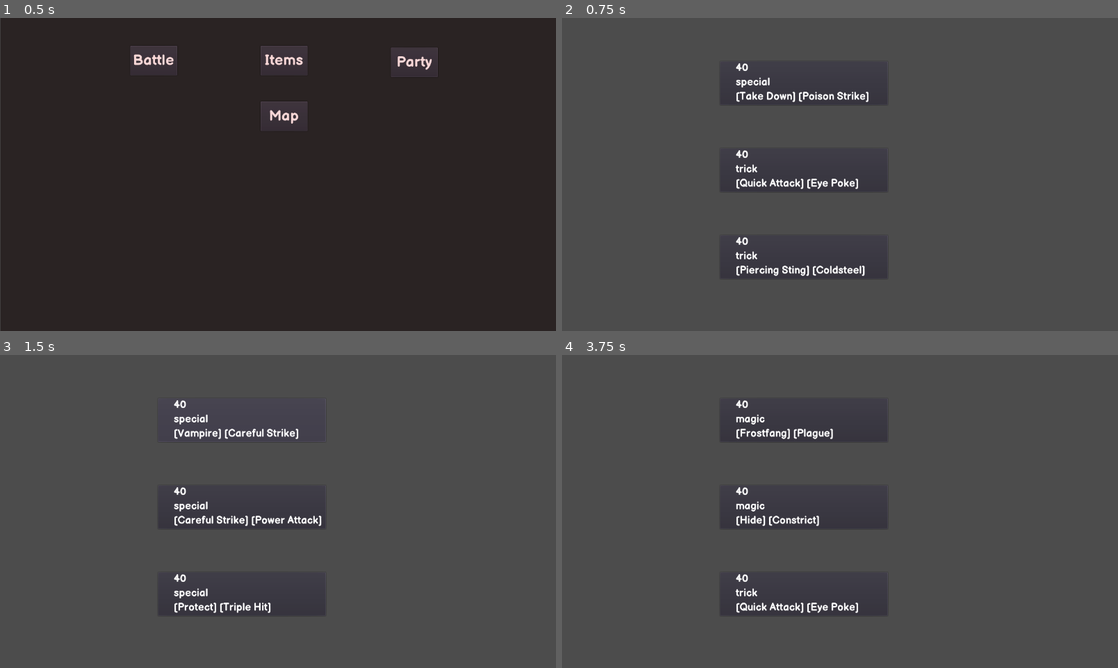
Above: before the commit, frames 1-4 (two rows, left to right).
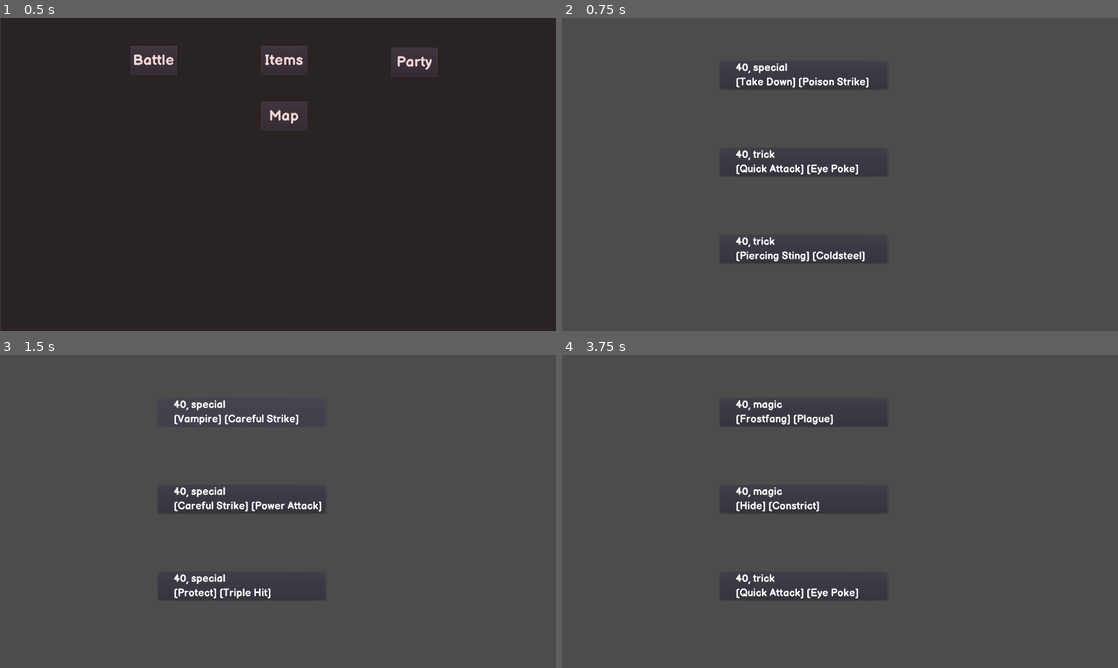
Above: after the commit, the same moments.

Repository: notMSB/shatterblade
Game: Godot game, scene res://src/Project/Debug.tscn
Two runs of this game, one before a commit and one after it. Both use one fixed random seed, a clock stepped at 60 frames per second and the inputs below.
Inputs (mouse positions are in pixels of both pictures, inside the frame that each line leads up to):
- Up to frame 1 (0.5 s): no input
- Up to frame 2 (0.75 s): click "Party" at 0.5 s
- Up to frame 3 (1.5 s): click (244, 420) at 1.27 s
- Up to frame 4 (3.75 s): click (806, 420) at 2.02 s; click (806, 420) at 2.77 s; tap Enter at 3.5 s; move the mouse to (962, 495) at 3.52 s

Frame 1 is identical in both runs. In frame 2, 2.4% of the frame differs, in the area x 30-58%, y 14-84%; in frame 3, 2.3%; in frame 4, 2.0%.

Commit message:
event updates and sections

Diff:
--- a/src/Project/Battle.gd
+++ b/src/Project/Battle.gd
@@ -132,6 +132,7 @@
 	currentUnit = $Units.get_child(turnIndex)
 
 	if turnIndex == 0: #Start of turn, take player actions
+		if get_parent().name == "Map": get_parent().subtract_time(1)
 		for unit in $Units.get_children():
 			$StatusManager.countdown_turns(unit, true)
 			if unit.isPlayer:
--- a/src/Project/Lists/Events.gd
+++ b/src/Project/Lists/Events.gd
@@ -9,9 +9,15 @@
 	"Dungeon": {"time": timings.special, "description": "Enter dungeon?",
 		"choices": ["Yes", "No"],
 		"outcomes": [[funcref(self, "enter_dungeon")], [funcref(self, "advance")]]},
-	"Store": {"time": timings.special, "description": "Enter store?",
+	"Town": {"time": timings.special, "description": "It's a town.",
+		"choices": ["Trade", "Smith", "Tavern", "Inn", "Leave"],
+		"outcomes": [[funcref(self, "activate_shop")], [funcref(self, "activate_craft")], [funcref(self, "advance")], [funcref(self, "rest")], [funcref(self, "advance")]]},
+	"Store": {"time": timings.night, "description": "Enter store?",
 		"choices": ["Yes", "No"],
 		"outcomes": [[funcref(self, "activate_shop")], [funcref(self, "advance")]]},
+	"Crafting": {"time": timings.day, "description": "Craft items?",
+		"choices": ["Yes", "No"],
+		"outcomes": [[funcref(self, "activate_craft")], [funcref(self, "advance")]]},
 	"Test": {"time": timings.night, "description": "hello 1",
 		"choices": ["-4", "+4"],
 		"outcomes": [[funcref(self, "adjust_time"), -4], [funcref(self, "adjust_time"), 4]]},
@@ -25,7 +31,7 @@
 	"Test4": {"time": timings.night, "description": "hello 4",
 		"choices": ["Gain 5 time but P0 takes 5 damage", "Lose 5 time"],
 		"outcomes": [[funcref(self, "adjust_time"), 5, funcref(self, "damage_player"), 0, 5], [funcref(self, "adjust_time"), -5]]},
-	"Test5": {"time": timings.day, "description": "hello 5",
+	"Test5": {"time": timings.night, "description": "hello 5",
 		"choices": ["Accept quest", "Reject quest"],
 		"outcomes": [[funcref(self, "place_quest")], [funcref(self, "advance")]]}
 }
@@ -41,8 +47,8 @@
 			args.clear()
 		else:
 			args.append(outcomes[index][i])
-	function.call_funcv(args)
-	Map.finish_event()
+	if !function.call_funcv(args): #if the function returns a value, keep the event UI up
+		Map.finish_event()
 
 #Conditions
 
@@ -80,8 +86,20 @@
 	dungeons.get_child(index).enter()
 	Map.currentDungeon = dungeons.get_child(index)
 
+func activate_craft():
+	Map.activate_inventory(Map.inventoryWindow.iModes.craft)
+	return true
+
 func activate_shop():
-	pass
+	Map.inventoryWindow.shuffle_trade_stock()
+	Map.activate_inventory(Map.inventoryWindow.iModes.trade)
+	return true
+
+func rest():
+	if !Map.isDay:
+		Map.subtract_time(Map.NIGHTLENGTH, true)
+	else:
+		pass
 
 func advance():
 	pass
--- a/src/Project/Map.gd
+++ b/src/Project/Map.gd
@@ -7,15 +7,18 @@
 export (PackedScene) var Inventory
 export (PackedScene) var ChoiceUI
 export (PackedScene) var Dungeon
-
-const INCREMENT = 150
-const KILLDISTANCE = 140
-const MAXDISTANCE = 250
-const FUZZ = 35
+export (PackedScene) var Section
+
+const INCREMENT = 100
+const KILLDISTANCE = 100
+const MAXDISTANCE = 200
+const FUZZ = 25
 const CORNER_CHECK = 20
 const DISTANCE_TIME_MULT = .05
 
 const MOVESPACES = 5
+const NIGHTLENGTH = 50
+const TOTALSECTIONS = 3
 
 var bottomRight
 var columnNum
@@ -27,6 +30,7 @@
 var calledEvent
 var timeNode
 var time = 150
+var currentDay = 0
 var isDay = true
 var currentDungeon = false
 
@@ -51,7 +55,7 @@
 		for display in $HolderHolder/DisplayHolder.get_children():
 			display.get_node("Name").text = $Moves.get_classname(global.storedParty[display.get_index()].allowedType)
 	bottomRight = Vector2($ReferenceRect.margin_right, $ReferenceRect.margin_bottom)
-	timeNode.position.y += bottomRight.y
+	timeNode.position.y += bottomRight.y + 50
 	columnNum = int(ceil(bottomRight.x/INCREMENT) - 1) #ceil-1 instead of floor prevents strangeness with exact divisions
 	#print(columnNum)
 	make_points(Vector2(INCREMENT,INCREMENT*.5))
@@ -72,8 +76,11 @@
 	add_child(battleWindow)
 	battleWindow.visible = false
 
-func activate_inventory():
-	inventoryWindow.welcome_back(inventoryWindow.iModes.default)
+func activate_inventory(mode = null):
+	if mode:
+		inventoryWindow.welcome_back(mode)
+	else:
+		inventoryWindow.welcome_back(inventoryWindow.iModes.default)
 
 func activate_point(type):
 	if type == pointTypes.start:
@@ -83,6 +90,8 @@
 		battleWindow.welcome_back()
 	elif type == pointTypes.dungeon:
 		run_event("Dungeon")
+	elif type == pointTypes.town:
+		run_event("Town")
 	elif type == pointTypes.event:
 		var list = $Events.eventList
 		var pool = []
@@ -165,7 +174,10 @@
 		dungeonList.append_array(threeList)
 		print("appending backup dungeons")
 	var dungeons = place_landmarks(dungeonList, "Dungeon")
-	if towns and dungeons: finalize_dungeons(towns, dungeons)
+	if towns and dungeons:
+		finalize_dungeons(towns, dungeons)
+		for town in towns:
+			town.pointType = pointTypes.town
 
 func place_landmarks(list, landmark):
 	if list.size() <= 1:
@@ -219,13 +231,32 @@
 			connection = null
 
 func clean_up():
+	var divider = bottomRight.x / TOTALSECTIONS
+	add_sections(divider)
 	for point in $HolderHolder/PointHolder.get_children():
-		point.set_name(point.clicksFromStart)
+		point.sectionNum = floor(point.position.x / divider)
+		point.set_name(str(point.sectionNum, " | ", point.clicksFromStart))
 	set_label(endIndex, "End", true)
 	if !canEnd:
 		print("disaster")
 	else:
 		categorize_points()
+
+func add_sections(divider):
+	var newSection
+	var sectionBG
+	for i in TOTALSECTIONS:
+		newSection = Section.instance()
+		$HolderHolder/SectionHolder.add_child(newSection)
+		sectionBG = newSection.get_node("BG")
+		sectionBG.margin_left = i * divider
+		sectionBG.margin_right = sectionBG.margin_left + divider
+	set_sections()
+
+func set_sections():
+	var sHolder = $HolderHolder/SectionHolder
+	for i in $HolderHolder/SectionHolder.get_child_count():
+		sHolder.get_child(i).visible = false if currentDay == i else true
 
 func set_label(point, label, distance = false):
 	if distance: point.set_name(str(label, " ", point.clicksFromStart))
@@ -242,7 +273,7 @@
 			elif point.position.x < startIndex.position.x: startIndex = point
 			if !endIndex: endIndex = point
 			elif point.position.x >= endIndex.position.x: endIndex = point
-			point.pointType = pointTypes.battle
+			point.pointType = pointTypes.event
 
 func determine_distances(checkPoint): #gives every node a distance from start and returns if the end node is accessible
 	if checkPoint == startIndex: checkPoint.clicksFromStart = 0
@@ -308,17 +339,29 @@
 			one.lines.append(pointLine) #add line to points
 			two.lines.append(pointLine)
 
-func subtract_time(diff):
+func subtract_time(diff, refillAllMana = false):
 	time -= diff
+	if refillAllMana: update_mana()
+	else: update_mana(diff)
 	if time <= 0:
 		time = 150 + time
-		isDay = true
+		advance_day()
 		timeNode.get_node("State").text = "Day"
 	elif time <= 50:
 		isDay = false
 		timeNode.get_node("State").text = "Night"
 	timeNode.get_node("Hour").text = String(time)
 
+func advance_day():
+	isDay = true
+	currentDay += 1
+	set_sections()
+
+func update_mana(gain = null):
+	for unit in global.storedParty:
+		if gain: unit.update_resource(gain, $Moves.moveType.magic, true)
+		else: unit.update_resource(unit.maxMana, $Moves.moveType.magic, true)
+
 func get_point(i, diff):
 	return $HolderHolder/PointHolder.get_child(i - diff)
 
@@ -327,6 +370,7 @@
 	currentPoint.position.x = min(currentPoint.position.x - FUZZ + pointChange, bottomRight.x - CORNER_CHECK)
 	pointChange = rando_fuzz() #reroll for the Y
 	currentPoint.position.y = min(currentPoint.position.y - FUZZ + pointChange, bottomRight.y - CORNER_CHECK)
+	currentPoint.position.y = max(currentPoint.position.y, CORNER_CHECK * 2)
 
 func rando_fuzz():
 	return randi() % (FUZZ * 2)
--- a/src/Project/Map.tscn
+++ b/src/Project/Map.tscn
@@ -15,6 +15,7 @@
 [ext_resource path="res://src/Fonts/BalsamiqSans-Bold.ttf" type="DynamicFontData" id=13]
 [ext_resource path="res://src/Project/Dungeon.tscn" type="PackedScene" id=14]
 [ext_resource path="res://src/Project/UI/Inventory.tscn" type="PackedScene" id=15]
+[ext_resource path="res://src/Project/UI/Section.tscn" type="PackedScene" id=16]
 
 [sub_resource type="DynamicFont" id=2]
 size = 20
@@ -33,6 +34,7 @@
 Inventory = ExtResource( 15 )
 ChoiceUI = ExtResource( 12 )
 Dungeon = ExtResource( 14 )
+Section = ExtResource( 16 )
 
 [node name="Moves" type="Node2D" parent="."]
 script = ExtResource( 2 )
@@ -63,6 +65,8 @@
 [node name="TownHolder" type="Node2D" parent="HolderHolder"]
 
 [node name="DungeonHolder" type="Node2D" parent="HolderHolder"]
+
+[node name="SectionHolder" type="Node2D" parent="HolderHolder"]
 
 [node name="Events" type="Node2D" parent="."]
 visible = false
--- a/src/Project/Point.gd
+++ b/src/Project/Point.gd
@@ -5,6 +5,7 @@
 var pointType = 0
 var clicksFromStart
 var info = {}
+var sectionNum
 
 onready var Map = get_tree().current_scene
 
--- a/src/Project/Point.tscn
+++ b/src/Project/Point.tscn
@@ -12,14 +12,14 @@
 
 [node name="Sprite" type="Sprite" parent="."]
 visible = false
-scale = Vector2( 0.5, 0.5 )
+scale = Vector2( 0.4, 0.4 )
 texture = ExtResource( 2 )
 
 [node name="Button" type="Button" parent="."]
-margin_left = -20.0
-margin_top = -20.0
-margin_right = 20.0
-margin_bottom = 20.0
+margin_left = -15.0
+margin_top = -15.0
+margin_right = 15.0
+margin_bottom = 15.0
 __meta__ = {
 "_edit_use_anchors_": false
 }
--- a/src/Project/UI/BattleUI.gd
+++ b/src/Project/UI/BattleUI.gd
@@ -98,7 +98,7 @@
 	for box in boxes.get_children():
 		if box.visible:
 			if box.moveType == Moves.moveType.basic: continue
-			if box.moveType != prevBox.moveType or (box.moveType == Moves.moveType.magic and box.resValue != prevBox.resValue):
+			if box.moveType != prevBox.moveType:
 				check_box_count(boxCount, display, firstMargin, lastMargin, prevBox.moveType)
 				boxCount = []
 				firstMargin = null
@@ -141,7 +141,7 @@
 	elif barType == Moves.moveType.trick:
 		bar.set_max(currentPlayer.maxEnergy)
 	elif barType == Moves.moveType.magic:
-		bar.set_max(currentPlayer.maxCharges[boxCount[0].resValue])
+		bar.set_max(currentPlayer.maxMana)
 	else:
 		pass
 	barText.rect_position.x += PLAYERINCREMENT*.5*(boxCount.size() - 1) #center the text
@@ -179,7 +179,6 @@
 	if move.has("damage"): desc += "\n Base Damage: " + String(move["damage"]) + " + " + String(Battle.currentUnit.strength)
 	if move.has("healing"): desc += "\n Healing: " + String(move["healing"])
 	if move.has("hits"): desc += "\n Repeats: " + String(move["hits"])
-	if move.has("level"): desc += "\n Level: " + String(move["level"]) + " / Charges: " + String(Battle.currentUnit.charges[move["level"]])
 	if move.has("status"):
 		desc += "\n Status: " + move["status"]
 		if move.has("value"): desc += " " + String(move["value"])
--- a/src/Project/UI/ChoiceUI.tscn
+++ b/src/Project/UI/ChoiceUI.tscn
@@ -13,7 +13,7 @@
 [node name="Button" type="Button" parent="."]
 margin_left = -36.0
 margin_right = 350.0
-margin_bottom = 100.0
+margin_bottom = 64.0
 __meta__ = {
 "_edit_use_anchors_": false
 }
--- a/src/Project/UI/Inventory.gd
+++ b/src/Project/UI/Inventory.gd
@@ -62,6 +62,34 @@
 			box.visible = true
 			identify_product(box)
 
+func shuffle_trade_stock():
+	var restock = []
+	for i in global.storedParty.size():
+		restock.append(rando_component())
+		restock.append(rando_move(i))
+	tHolder.stock = restock
+	restock_trade()
+
+func restock_trade():
+	var box
+	for i in tHolder.get_child_count():
+		box = tHolder.get_child(i)
+		box.get_node("Name").text = tHolder.stock[i] if tHolder.stock.size() > i else "X"
+		identify_product(box)
+
+func rando_component():
+	var keys = $Crafting.c.keys()
+	return keys[randi() % keys.size()]
+
+func rando_move(index):
+	var list = $Moves.moveList
+	var rando = []
+	for move in list: #populate rando with viable moves
+		if list[move].has("type"):
+			if list[move]["type"] == global.storedParty[index].allowedType:
+				rando.append(move)
+	return rando[randi() % rando.size()]
+
 func set_mode():
 	cHolder.visible = true if mode == iModes.craft else false
 	if mode == iModes.trade:
@@ -75,7 +103,7 @@
 
 func toggle_trade_visibility(toggle):
 	tHolder.visible = toggle
-	$ResetButton.visible = toggle
+	#$ResetButton.visible = toggle
 	$Initial.visible = toggle
 	$Current.visible = toggle
 
@@ -197,7 +225,7 @@
 func assess_trade_value():
 	var newStock = []
 	for child in tHolder.get_children():
-		if child.get_child_count() > 0: #if it has a name
+		if child.get_child_count() > 0: #if it has a name node
 			newStock.append(child.get_node("Name").text)
 	currentTraderValue = tHolder.get_inventory_value(newStock)
 	$Current.text = String(currentTraderValue)
--- a/src/Project/UI/Inventory.tscn
+++ b/src/Project/UI/Inventory.tscn
@@ -39,6 +39,9 @@
 
 [node name="Moves" type="Node2D" parent="."]
 script = ExtResource( 5 )
+
+[node name="Enemies" type="Node2D" parent="."]
+script = ExtResource( 11 )
 
 [node name="CraftButton" type="Button" parent="."]
 visible = false
@@ -107,9 +110,6 @@
 visible = false
 script = ExtResource( 10 )
 
-[node name="Enemies" type="Node2D" parent="HolderHolder/TradeHolder"]
-script = ExtResource( 11 )
-
 [node name="Initial" type="Label" parent="."]
 margin_left = 556.451
 margin_top = 36.0915
--- /dev/null
+++ b/src/Project/UI/Section.tscn
@@ -0,0 +1,13 @@
+[gd_scene format=2]
+
+[node name="Section" type="Node2D"]
+
+[node name="BG" type="ColorRect" parent="."]
+modulate = Color( 0.733333, 1, 0, 1 )
+margin_left = 1.0
+margin_right = 1280.0
+margin_bottom = 540.0
+color = Color( 0.0196078, 0.0196078, 0.0196078, 0.4 )
+__meta__ = {
+"_edit_use_anchors_": false
+}
--- a/src/Project/UI/Trading.gd
+++ b/src/Project/UI/Trading.gd
@@ -1,14 +1,15 @@
 extends Node2D
 
 onready var Crafting = get_node("../../Crafting")
+onready var Enemies = get_node("../../Enemies")
 
 var selectedBox
 var values = {}
-var stock = ["bone", "blade", "Vampire", "Triple Hit"]
+var stock = []
 const DEFAULTVALUE = 5
 
 func assign_component_values():
-	var eList = $Enemies.enemyList
+	var eList = Enemies.enemyList
 	for component in Crafting.c:
 		values[component] = DEFAULTVALUE
 	for enemy in eList:
--- a/src/Project/Units/Party.gd
+++ b/src/Project/Units/Party.gd
@@ -1,4 +1,4 @@
-extends Node2D
+ extends Node2D
 
 export (PackedScene) var Player
 export (PackedScene) var ChoiceUI
@@ -32,7 +32,7 @@
 
 func make_info(unit, index):
 	var info = ""
-	info += str(unit.maxHealth, "\n", $Moves.moveType.keys()[unit.allowedType], "\n")
+	info += str(unit.maxHealth, ", ", $Moves.moveType.keys()[unit.allowedType], "\n")
 	for move in unit.moves:
 		info += "[" + move + "] "
 	var choice = ChoiceUI.instance()
--- a/src/Project/Units/Player.gd
+++ b/src/Project/Units/Player.gd
@@ -5,6 +5,8 @@
 var maxCharges = [10, 5, 2]
 var energy = 10
 var maxEnergy = 10
+var mana = 150
+var maxMana = 150
 var boxHolder
 
 var allowedType
@@ -20,11 +22,14 @@
 		if isGain: ap = min(ap + resValue, maxap)
 		else: ap -= resValue
 	elif type == types.magic:
+		if isGain: mana = min(mana + resValue, maxMana)
+		else: mana -= resValue
+	elif type == types.trick:
+		if isGain: energy = min(energy + resValue, maxEnergy)
+		else: energy -= resValue
+	else: #unused
 		if isGain: charges[resValue] +=1
 		else: charges[resValue] -=1
-	if type == types.trick:
-		if isGain: energy = min(energy + resValue, maxEnergy)
-		else: energy -= resValue
 	update_box_bars()
 
 func update_box_bars():
@@ -35,11 +40,15 @@
 				box.trackerBar.value = ap
 				box.trackerBar.get_child(0).text = str(ap, "/", maxAP)
 			elif box.moveType == types.magic:
-				box.trackerBar.value = charges[box.resValue]
-				box.trackerBar.get_child(0).text = str(charges[box.resValue], "/", maxCharges[box.resValue])
+				box.trackerBar.value = mana
+				box.trackerBar.get_child(0).text = str(mana, "/", maxMana)
 			elif box.moveType == types.trick:
 				box.trackerBar.value = energy
 				box.trackerBar.get_child(0).text = str(energy, "/", maxEnergy)
+			else: #unused
+				#box.trackerBar.value = charges[box.resValue]
+				#box.trackerBar.get_child(0).text = str(charges[box.resValue], "/", maxCharges[box.resValue])
+				pass
 			prevBox = box
 
 func update_bar(bar, value, limit):
Not shown: 1 places in src/Project/Map.tscn that only renumber resources
